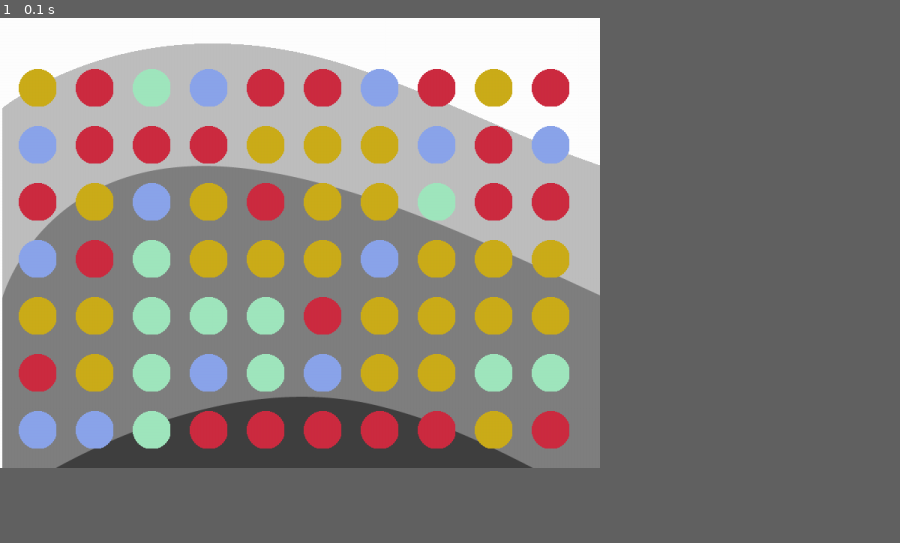
Above: before the commit, frame 1.
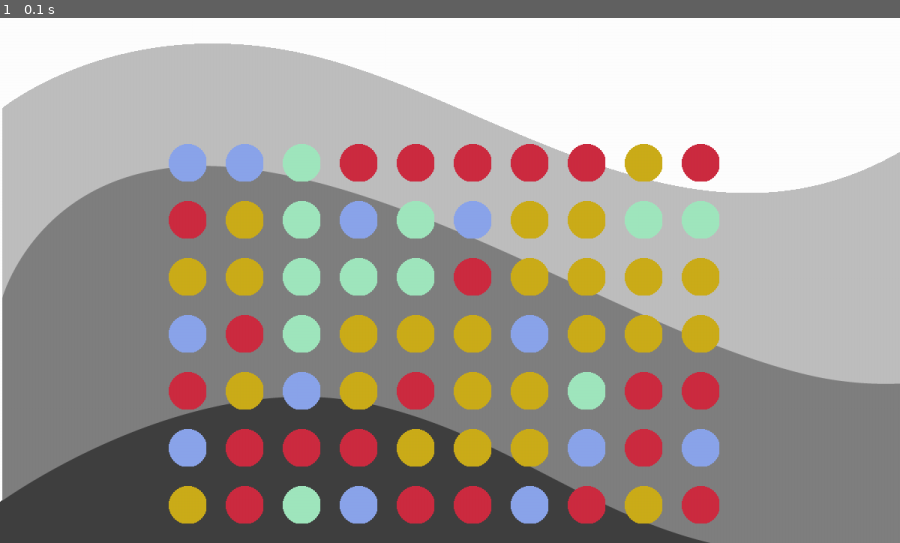
Above: after the commit, the same moment.

Repository: Doradalberto/Pygame
Game: pygame game, started from Game.py
Same seed, same stepped clock (60 frames per second), same inputs: the game is played once before the commit and once after it.
Inputs:
- Up to frame 1 (0.1 s): no input
In our replay, the window is 600x450 before the commit and 900x525 after it. These sizes can differ from the game's own. Grey fills any space a smaller window leaves; there, only what the larger window draws over its background counts as a difference.

The runs differ from the first frame. In frame 1, 62% of the frame differs, in the area x 0-100%, y 0-100%.

Commit message:
plantao de duvidas

Diff:
--- a/Game.py
+++ b/Game.py
@@ -16,8 +16,8 @@
 img_dir = path.join(path.dirname(__file__), 'Imagens')
 
 # Dados gerais do jogo.
-WIDTH = 800 # Largura da tela
-HEIGHT = 600 # Altura da tela
+WIDTH = 1200 # Largura da tela
+HEIGHT = 700 # Altura da tela
 FPS = 60 # Frames por segundo
 
 # Define algumas variáveis com as cores básicas
@@ -73,14 +73,14 @@
 
     #Construtor da classe
     def __init__(self, x, y):
-        cor = ["dot_rosa.png", "dot_amarelo.png", "dot_verde.png", "dot_azul.png"]
-
-        # Construtor da classe pai (Sprite).
-        pygame.sprite.Sprite.__init__(self)
-
-        # Carregando a imagem de fundo.
-        sorteio = random.randint(0,3)
-        player_img = pygame.image.load(path.join(img_dir, cor[sorteio])).convert()
+        arq_cor = ["dot_rosa.png", "dot_amarelo.png", "dot_verde.png", "dot_azul.png"]
+
+        # Construtor da classe pai (Sprite).
+        pygame.sprite.Sprite.__init__(self)
+
+        # Carregando a imagem de fundo.
+        self.cor = random.randint(0,3)
+        player_img = pygame.image.load(path.join(img_dir, arq_cor[self.cor])).convert()
 
         self.image = player_img
 
@@ -291,16 +291,23 @@
 # Cria um grupo de sprites e adiciona a nave.
 all_sprites = pygame.sprite.Group()
 
-x = 25
-y = HEIGHT-76
-
+xinit = 225
+yinit = HEIGHT-7*76
+
+x = xinit
+y = yinit
+tam_bolinha = 76
+tabuleiro_bolinha = []
 for e in range(7):
+    linha_bolinha = []
     for i in range(10):
         a1 = Bolinhas(x, y)
         all_sprites.add(a1)
-        x += 76
-    y -= 76
-    x = 25
+        linha_bolinha.append(a1)
+        x += tam_bolinha
+    tabuleiro_bolinha.append(linha_bolinha)
+    y += tam_bolinha
+    x = xinit
 
 """
 all_sprites.add(player)
@@ -314,6 +321,8 @@
 mobs = pygame.sprite.Group()
 mobs.add(meteoro)
 
+lista_bolinhas = []
+
 # Comando para evitar travamentos.
 try:
 
@@ -326,6 +335,23 @@
 
         # Processa os eventos (mouse, teclado, botão, etc).
         for event in pygame.event.get():
+
+            if event.type == pygame.MOUSEBUTTONDOWN:
+                xpos = event.pos[0]
+                ypos = event.pos[1]
+                j_bolinha = int((xpos - xinit)/tam_bolinha)
+                i_bolinha = int((ypos - yinit)/tam_bolinha)
+                cor = tabuleiro_bolinha[i_bolinha][j_bolinha].cor
+                if len(lista_bolinhas) == 0:
+                    lista_bolinhas.append((i_bolinha, j_bolinha, cor))
+                else:
+                    ultima_bolinha = lista_bolinhas[-1]
+                    nova_bolinha = (i_bolinha, j_bolinha, cor)
+                    diferenca = (abs(ultima_bolinha[0] - i_bolinha), abs(ultima_bolinha[1] - j_bolinha))
+                    if diferenca in [(1, 0), (0, 1)] and ultima_bolinha[2] == cor and not nova_bolinha in lista_bolinhas:
+                        lista_bolinhas.append(nova_bolinha)
+
+                print(lista_bolinhas)
 
             # Verifica se foi fechado
             if event.type == pygame.QUIT:
@@ -347,6 +373,8 @@
                 if event.key == pygame.K_RIGHT:
                     player.speedx = 0
 
+
+
         # Depois de processar os eventos.
         # Atualiza a ação de cada sprite.
         all_sprites.update()
